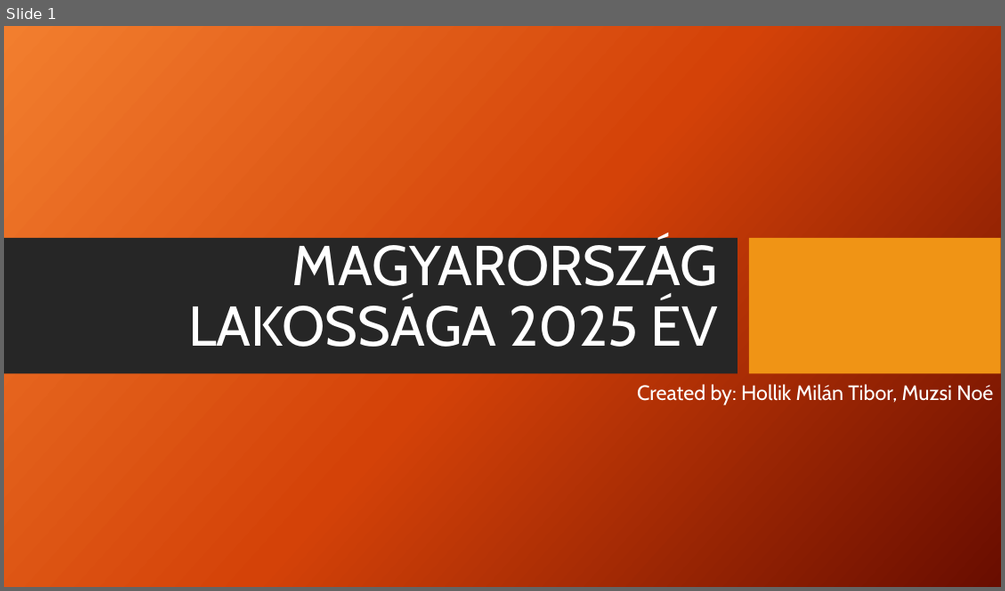
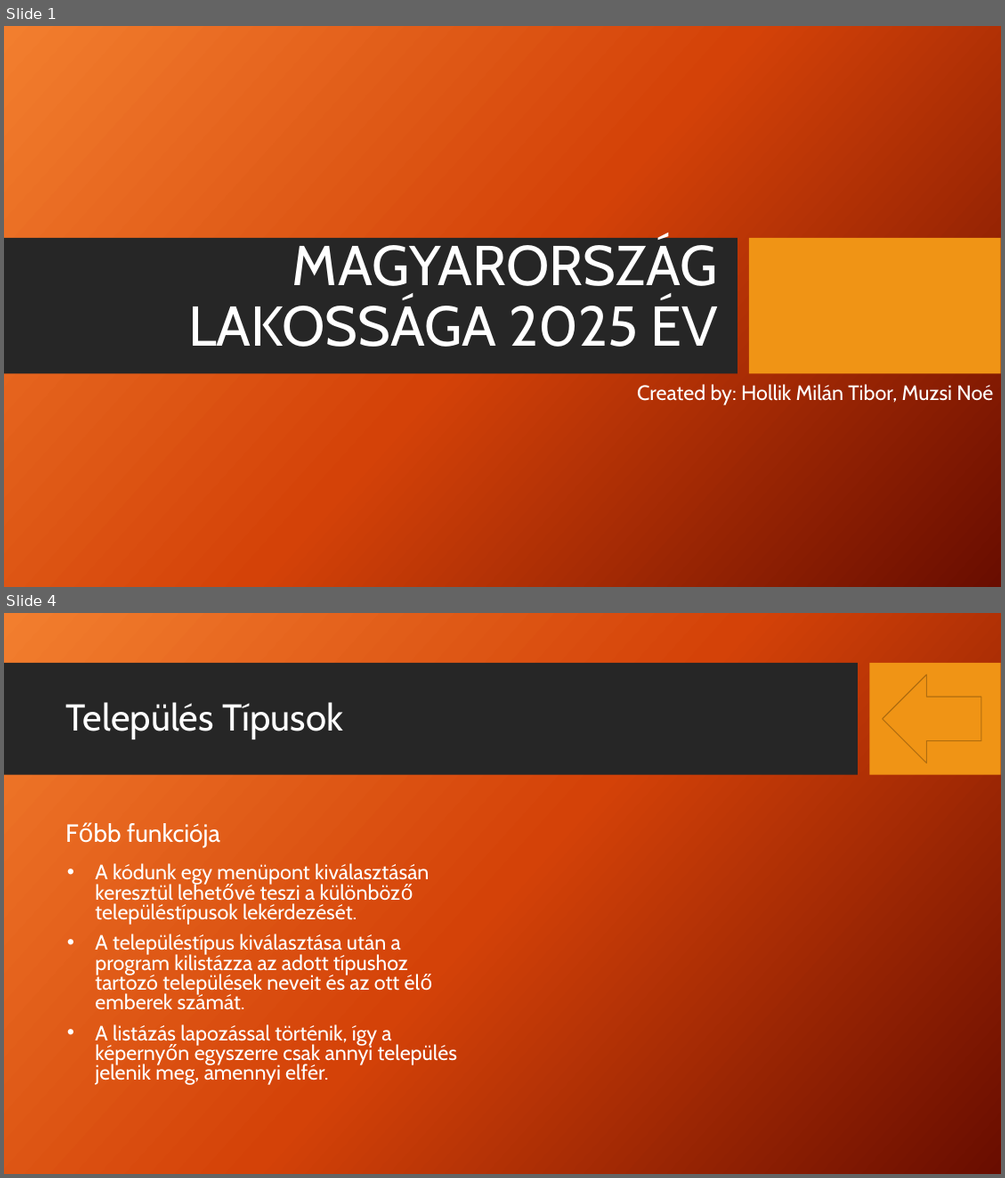
Before and after one commit to Buglya/nepesseg, a slide deck: MAGYARORSZÁG LAKOSSÁGA 2025 ÉV.pptx. Shown one above the other, each under a label of ours: slide 1 before the commit, slides 1 and 4 after it; the slides between them are not shown. The pictures are 1005x591 and 1005x1178 pixels, drawn with LibreOffice and Linux fonts; fonts in the diff are those of the drawing; background and template pictures are left out. Boxes give left, top, right and bottom in pixels: in the first picture for what was removed or moved away, otherwise in the second. Text is boxed around its words. In the diff, an @@ line names an element or a change of style, - is before the commit and + after.

```diff
--- a/MAGYARORSZÁG LAKOSSÁGA 2025 ÉV.pptx
+++ b/MAGYARORSZÁG LAKOSSÁGA 2025 ÉV.pptx
@@ slide 4 added at <box>4,613,1001,1174</box>, background picture (left out) @@
@@ rectangle added at <box>4,663,858,775</box>, fill #262626 @@
@@ rectangle added at <box>870,663,1001,775</box>, fill #F09415 @@
@@ left arrow added at <box>882,674,981,763</box>, fill #F09415, outline #B26D10 1 pt @@
@@ title added at <box>66,702,343,739</box>, 36 pt, text #FFFFFF @@
+Település Típusok
@@ text added at <box>127,823,220,847</box>, 24 pt, text #FFFFFF @@
+Főbb funkciója
@@ text added at <box>95,863,457,1085</box>, 20 pt, text #FFFFFF @@
+• A kódunk egy menüpont kiválasztásán keresztül lehetővé teszi a különböző településtípusok lekérdezését.
+• A településtípus kiválasztása után a program kilistázza az adott típushoz tartozó települések neveit és az ott élő emberek számát.
+• A listázás lapozással történik, így a képernyőn egyszerre csak annyi település jelenik meg, amennyi elfér.
```
Also in this commit, not shown: 1 slide changed, 2 other slides added, 1 slide removed.
